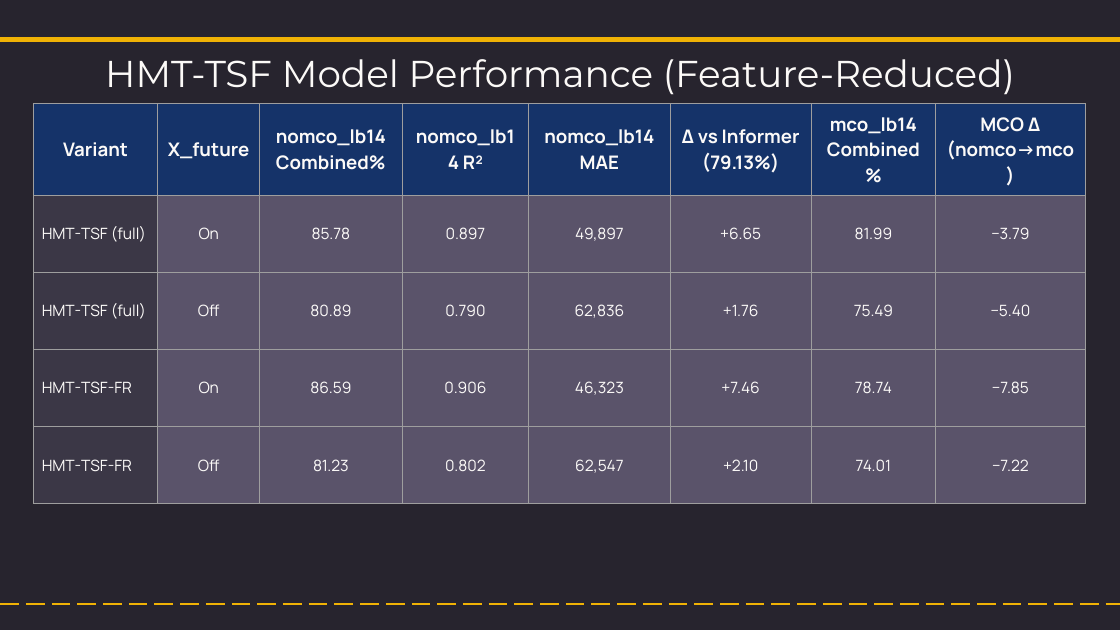
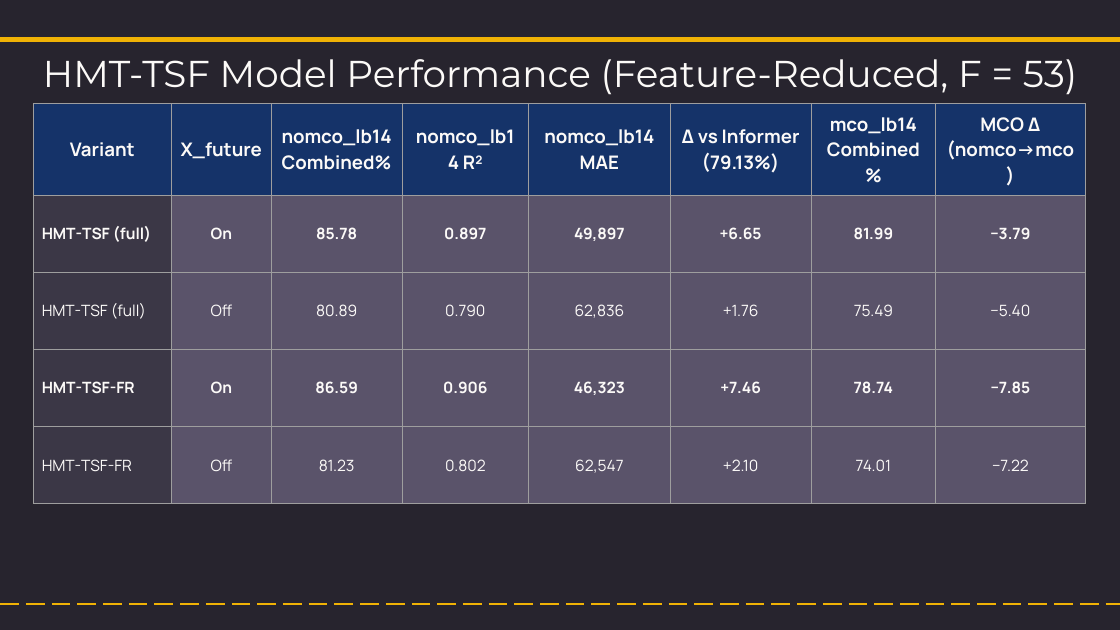
Before and after one commit to NightfuryEquinn/Ridership, a slide deck: slide 50 of docs/24202141_yipzixian_p2_presentation_revised.pptx. Drawn at 1120x630 pixels with LibreOffice and Linux fonts; fonts in the diff are those of the drawing. Boxes give left, top, right and bottom in pixels: in the first picture for what was removed or moved away, otherwise in the second. Text is boxed around its words. In the diff, an @@ line names an element or a change of style, - is before the commit and + after.

```diff
--- a/docs/24202141_yipzixian_p2_presentation_revised.pptx
+++ b/docs/24202141_yipzixian_p2_presentation_revised.pptx
@@ text at <box>43,59,1077,95</box>: text changed @@
-HMT-TSF Model Performance (Feature-Reduced)
+HMT-TSF Model Performance (Feature-Reduced, F = 53)
@@ table at <box>34,104,1085,504</box> @@
@@ bold on in "HMT-TSF (full)", "On", "85.78", "0.897" and 12 more places @@
```
Also in this commit, not shown: 1 other slide changed, 4 other files.
